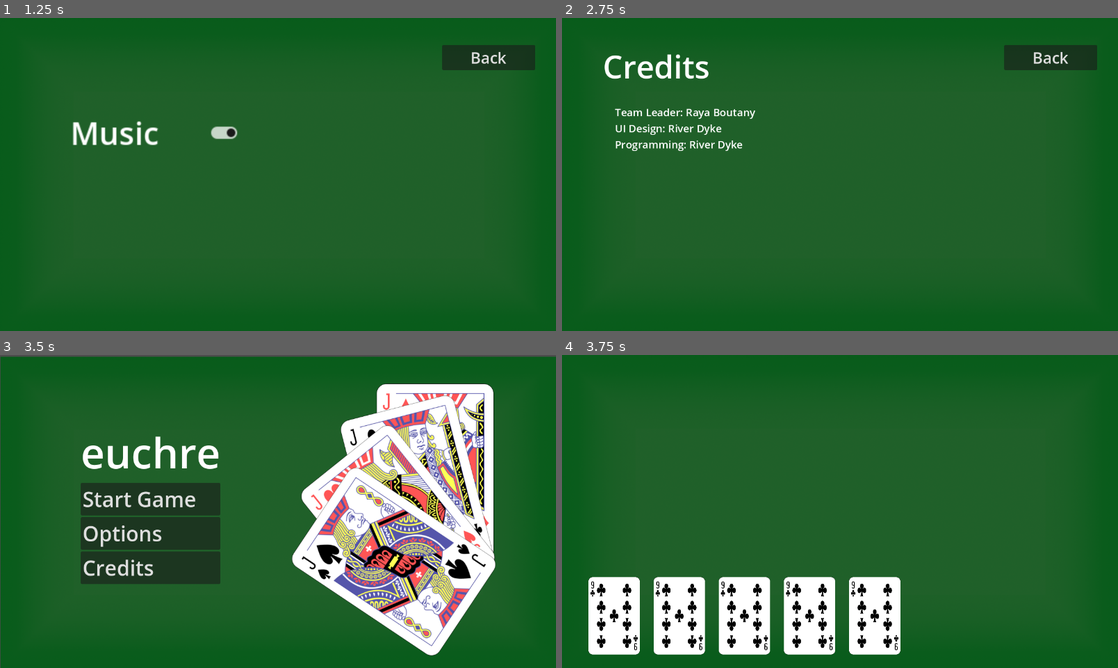
Above: before the commit, frames 1-4 (two rows, left to right).
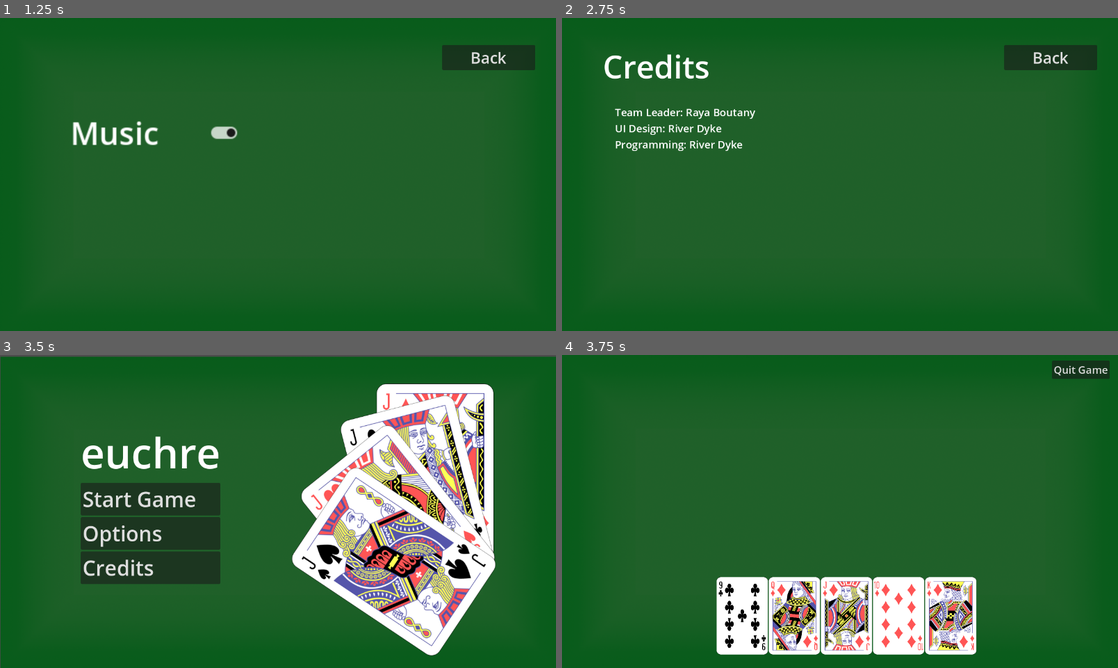
Above: after the commit, the same moments.

Repository: rayaboutany/Euchre
Game: Godot game, scene res://scenes/mainmenu.tscn
Two runs of this game, one before a commit and one after it. Both use one fixed random seed, a clock stepped at 60 frames per second and the inputs below.
Inputs:
- Up to frame 1 (1.25 s): click "Options" at 0.5 s
- Up to frame 2 (2.75 s): click "Back" at 1.25 s; click "Credits" at 2 s
- Up to frame 3 (3.5 s): click "Back" at 2.75 s
- Up to frame 4 (3.75 s): click "Start Game" at 3.5 s

Frames 1-3 are identical in both runs. In frame 4, 13% of the frame differs, in the area x 4-99%, y 1-96%.

Commit message:
cards display correct suit and value

Diff:
--- a/scenes/card.gd
+++ /dev/null
@@ -1,12 +0,0 @@
-extends Sprite2D
-var suit
-var value
-
-# Called when the node enters the scene tree for the first time.
-func _ready():
-	pass # Replace with function body.
-
-
-# Called every frame. 'delta' is the elapsed time since the previous frame.
-func _process(delta):
-	pass
--- a/scenes/card.tscn
+++ b/scenes/card.tscn
@@ -1,10 +1,10 @@
 [gd_scene load_steps=3 format=3 uid="uid://cg61vbke6cx0s"]
 
-[ext_resource type="Script" path="res://scenes/card.gd" id="1_kiqxh"]
 [ext_resource type="Texture2D" uid="uid://dhrbtawbmkgbj" path="res://assets/cards/English_pattern_9_of_clubs.svg.png" id="1_uej4n"]
+[ext_resource type="Script" path="res://scripts/card.gd" id="2_kwaxb"]
 
 [node name="Sprite2D" type="Sprite2D"]
 position = Vector2(230, 128)
 scale = Vector2(0.33, 0.33)
 texture = ExtResource("1_uej4n")
-script = ExtResource("1_kiqxh")
+script = ExtResource("2_kwaxb")
--- a/scenes/table.tscn
+++ b/scenes/table.tscn
@@ -1,7 +1,8 @@
-[gd_scene load_steps=3 format=3 uid="uid://bhkl35l7oqywa"]
+[gd_scene load_steps=4 format=3 uid="uid://bhkl35l7oqywa"]
 
-[ext_resource type="Script" path="res://scenes/table.gd" id="1_wwq6p"]
+[ext_resource type="Script" path="res://scripts/table.gd" id="1_wwq6p"]
 [ext_resource type="Texture2D" uid="uid://dpwr2xxec4e02" path="res://assets/background.png" id="1_xui37"]
+[ext_resource type="Script" path="res://scripts/BackButton.gd" id="3_kec1j"]
 
 [node name="Node2D" type="Node2D"]
 script = ExtResource("1_wwq6p")
@@ -11,3 +12,14 @@
 offset_bottom = 40.0
 scale = Vector2(0.667711, 0.667115)
 texture = ExtResource("1_xui37")
+
+[node name="Button" type="Button" parent="."]
+offset_left = 1128.0
+offset_top = 13.0
+offset_right = 1260.0
+offset_bottom = 55.0
+theme_override_font_sizes/font_size = 24
+text = "Quit Game"
+script = ExtResource("3_kec1j")
+
+[connection signal="pressed" from="Button" to="Button" method="_on_pressed"]
--- /dev/null
+++ b/scripts/card.gd
@@ -0,0 +1,42 @@
+extends Sprite2D
+var suit
+var value
+var id
+
+var textureURLs = [
+"res://assets/cards/English_pattern_9_of_hearts.svg.png",
+"res://assets/cards/English_pattern_10_of_hearts.svg.png",
+"res://assets/cards/English_pattern_jack_of_hearts.svg.png",
+"res://assets/cards/English_pattern_queen_of_hearts.svg.png",
+"res://assets/cards/English_pattern_king_of_hearts.svg.png",
+"res://assets/cards/English_pattern_ace_of_hearts.svg.png",
+"res://assets/cards/English_pattern_9_of_diamonds.svg.png",
+"res://assets/cards/English_pattern_10_of_diamonds.svg.png",
+"res://assets/cards/English_pattern_jack_of_diamonds.svg.png",
+"res://assets/cards/English_pattern_queen_of_diamonds.svg.png",
+"res://assets/cards/English_pattern_king_of_diamonds.svg.png",
+"res://assets/cards/English_pattern_ace_of_diamonds.svg.png",
+"res://assets/cards/English_pattern_9_of_clubs.svg.png",
+"res://assets/cards/English_pattern_10_of_clubs.svg.png",
+"res://assets/cards/English_pattern_jack_of_clubs.svg.png",
+"res://assets/cards/English_pattern_queen_of_clubs.svg.png",
+"res://assets/cards/English_pattern_king_of_clubs.svg.png",
+"res://assets/cards/English_pattern_ace_of_clubs.svg.png",
+"res://assets/cards/English_pattern_9_of_spades.svg.png",
+"res://assets/cards/English_pattern_10_of_spades.svg.png",
+"res://assets/cards/English_pattern_jack_of_spades.svg.png",
+"res://assets/cards/English_pattern_queen_of_spades.svg.png",
+"res://assets/cards/English_pattern_king_of_spades.svg.png",
+"res://assets/cards/English_pattern_ace_of_spades.svg.png"
+]
+
+func setTexture():
+	texture = load(textureURLs[id])
+
+# Called when the node enters the scene tree for the first time.
+func _ready():
+	pass # Replace with function body.
+
+# Called every frame. 'delta' is the elapsed time since the previous frame.
+func _process(delta):
+	pass
--- a/scenes/table.gd
+++ b/scripts/table.gd
@@ -2,7 +2,7 @@
 var load_card = preload("res://scenes/card.tscn")
 var deck = []
 var playerHand = []
-var suits = ["hearts","diamonds","clubs","spades"]
+var suits = ["HEARTS","DIAMONDS","CLUBS","SPADES"]
 
 func _initialize_deck():
 	var deckBuildIndex = 0
@@ -13,7 +13,8 @@
 			#get_tree().root.add_child(card)
 			card.suit = suits[i]
 			card.value = j+9
-			card.texture = load("res://assets/cards/English_pattern_9_of_clubs.svg.png")
+			card.id = deckBuildIndex
+			card.setTexture()
 			deck[deckBuildIndex] = card
 			print(deck[deckBuildIndex].suit + str(deck[deckBuildIndex].value))
 			deckBuildIndex += 1
@@ -53,7 +54,7 @@
 	for i in hand.size():
 		print(hand[i].suit + str(hand[i].value))
 		get_tree().root.add_child(hand[i])
-		hand[i].position = Vector2(120+150*i,600)
+		hand[i].position = Vector2(415+120*i,600)
 
 # Called when the node enters the scene tree for the first time.
 func _ready():
Binary file added: scenes/urls.txt
Not shown, added: scenes/.card.gd.un~
Not shown, added: scenes/.urls.txt.un~
Not shown, added: scenes/card.gd~
Not shown, added: scenes/urls.txt~
